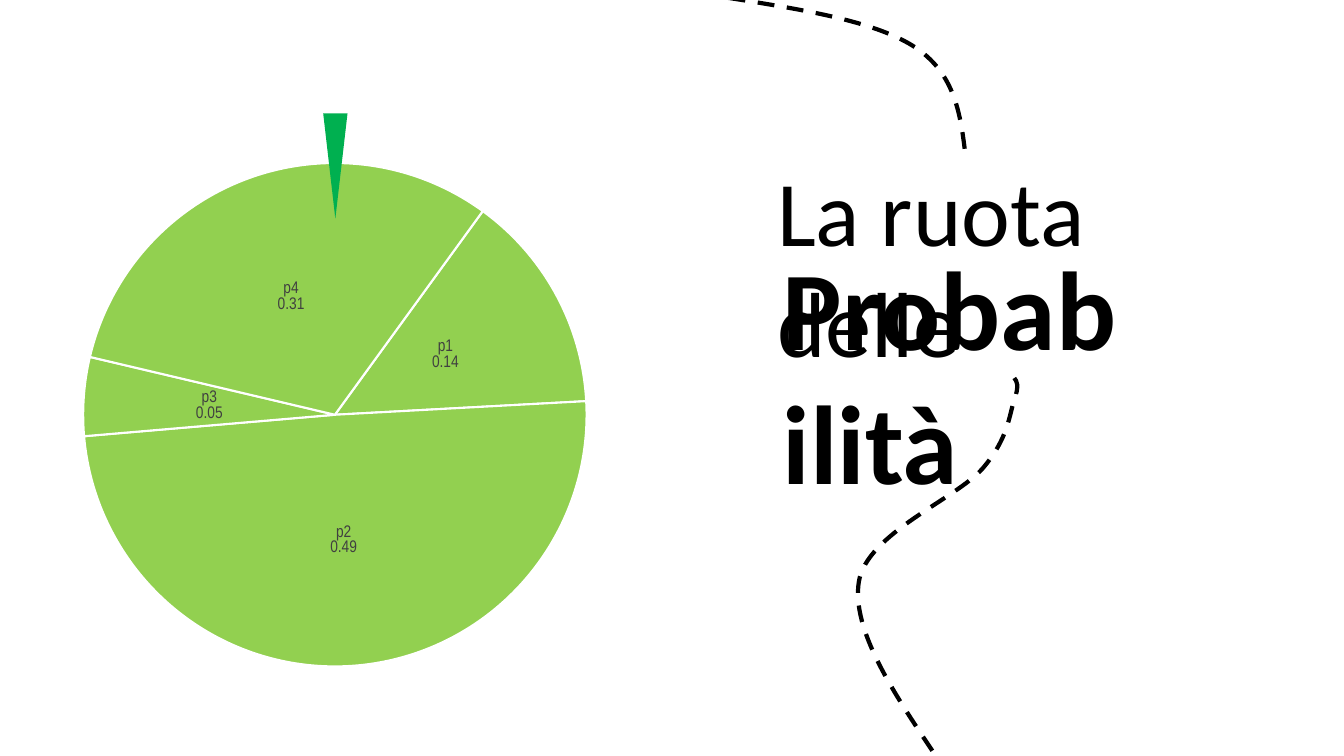
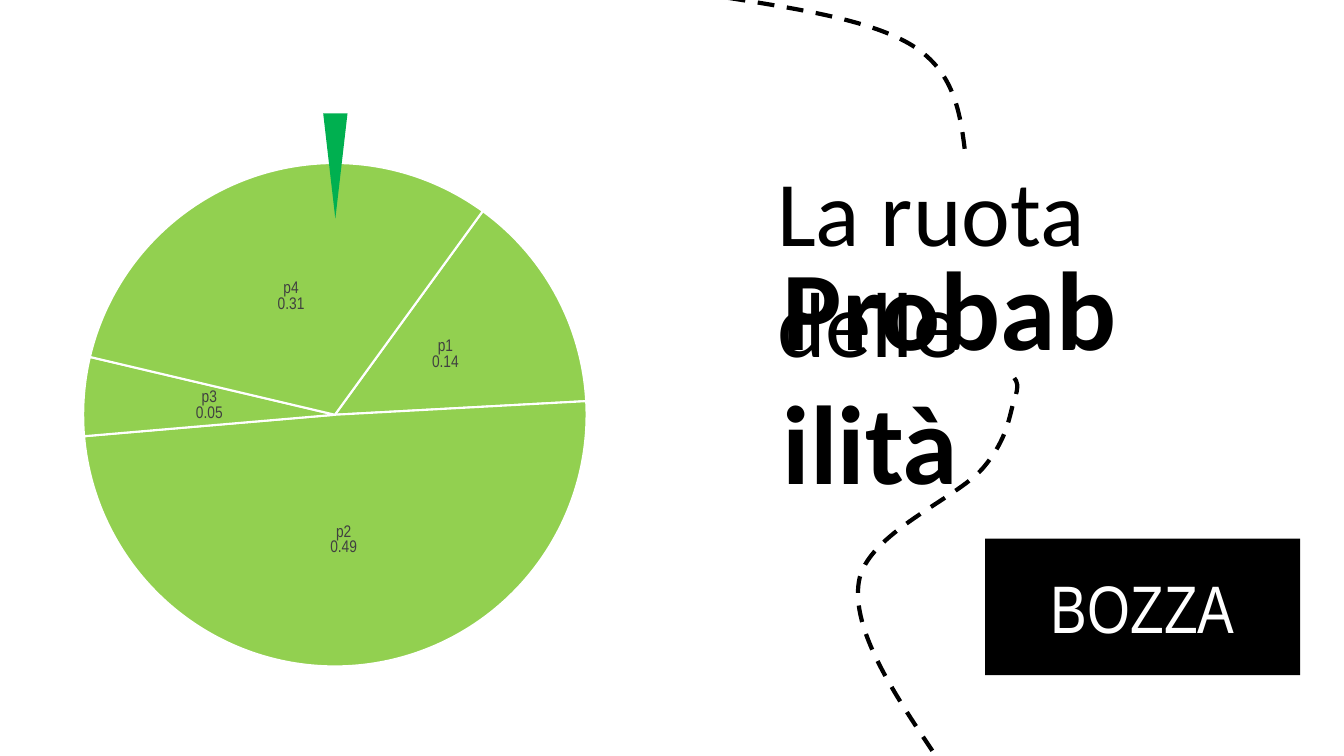
Before and after one commit to Teiolass/tesina, a slide deck: slide 33 of Presentazioni/Algoritmi genetici.pptx (slide 32 before the commit). Drawn at 1344x756 pixels with LibreOffice and Linux fonts; fonts in the diff are those of the drawing. Boxes give left, top, right and bottom in pixels: in the first picture for what was removed or moved away, otherwise in the second. Text is boxed around its words. In the diff, an @@ line names an element or a change of style, - is before the commit and + after.

```diff
--- a/Presentazioni/Algoritmi genetici.pptx
+++ b/Presentazioni/Algoritmi genetici.pptx
@@ rectangle added at box(985, 538, 1300, 676), fill #000000, 48 pt, text #FFFFFF @@
+BOZZA
```
Also in this commit, not shown: 13 other slides changed, 5 slides added, 1 slide removed, 1 other file.
